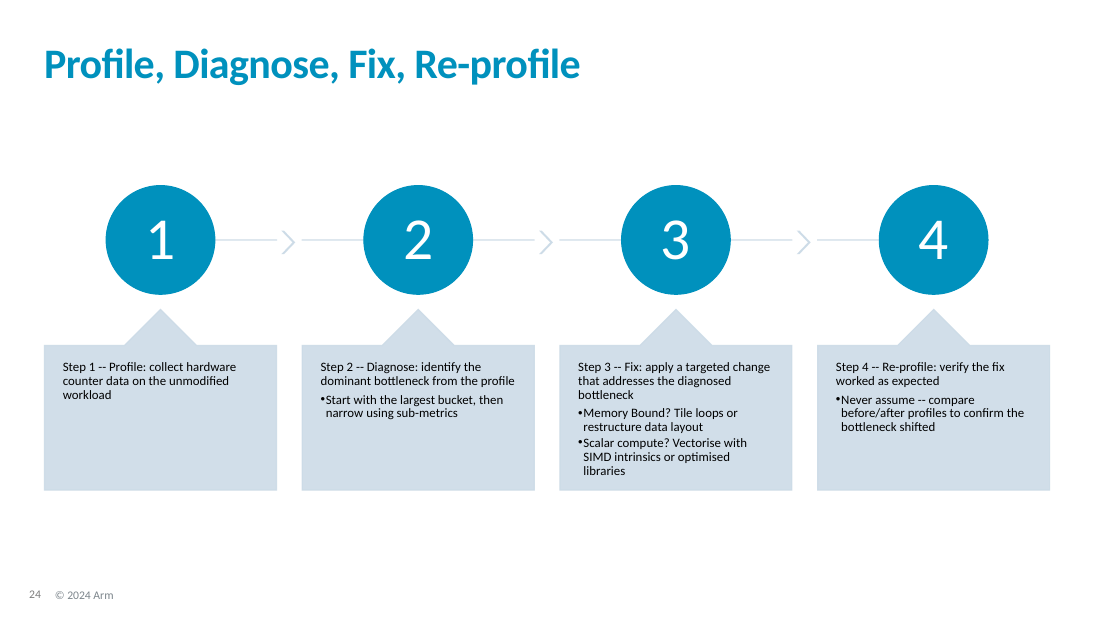
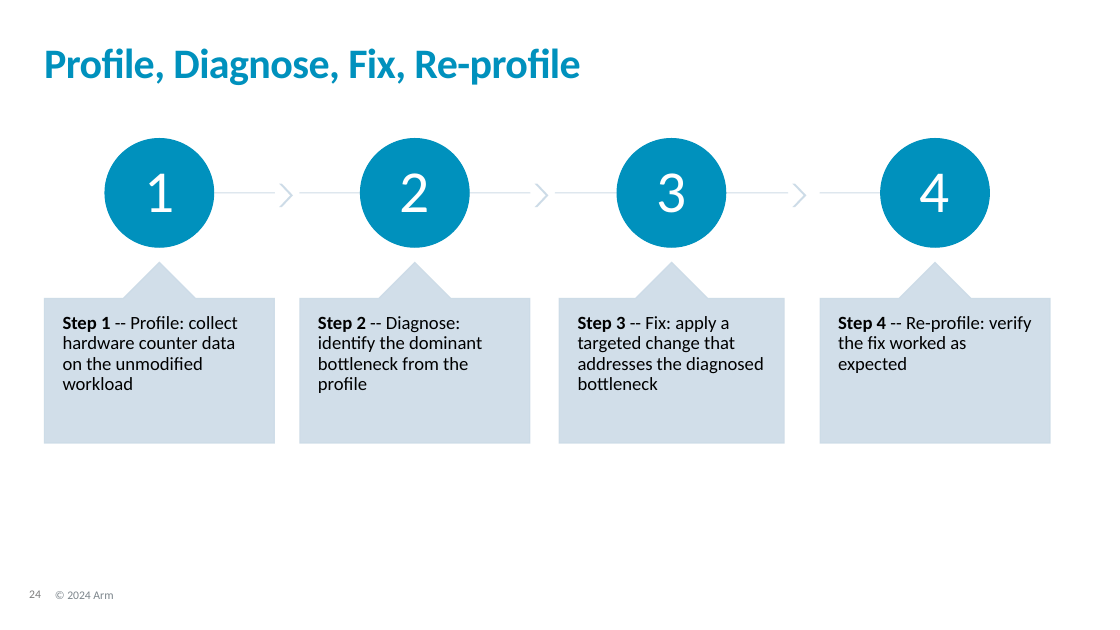
Before and after one commit to OliverGrainge/Arm-Total-Performance, a slide deck: slide 24 of slides.pptx. Drawn at 1120x630 pixels with LibreOffice and Linux fonts; fonts in the diff are those of the drawing; background and template pictures are left out. Boxes give left, top, right and bottom in pixels: in the first picture for what was removed or moved away, otherwise in the second. Text is boxed around its words. In the diff, an @@ line names an element or a change of style, - is before the commit and + after.

Commit message:
updating slides

```diff
--- a/slides.pptx
+++ b/slides.pptx
@@ 2 texts, 2 ellipses, 2 chevrons, 1 rectangle: place and size @@
-2 texts, 2 ellipses, 2 chevrons, 1 rectangle at (364,186,810,294)
+2 texts, 2 ellipses, 2 chevrons, 1 rectangle at (360,139,806,247)
@@ up arrow callout: place and size @@
-up arrow callout at (560,309,792,490)
+up arrow callout at (560,262,785,443)
@@ text "Step 1 -- Profile: collect ..." at (63,316,238,390): size 11 to 16 pt; bold on in "Step 1"; more space between paragraphs @@
@@ text "Step 2 -- Diagnose: identify ..." at (318,316,482,393): size 11 to 16 pt; bold on in "Step 2"; more space between paragraphs @@
@@ text "Step 3 -- Fix: apply ...": place and size @@
-text "Step 3 -- Fix: apply ..." at (578,362,770,475)
+text "Step 3 -- Fix: apply ..." at (578,316,764,390)
@@ text "Step 3 -- Fix: apply ..." at (578,316,764,390): size 11 to 16 pt; bold on in "Step 3"; more space between paragraphs @@
@@ 5 texts, 3 up arrow callouts, 3 rectangles, 2 ellipses, 1 chevron: place and size @@
-5 texts, 3 up arrow callouts, 3 rectangles, 2 ellipses, 1 chevron at (45,186,1049,490)
+5 texts, 3 up arrow callouts, 3 rectangles, 2 ellipses, 1 chevron at (45,139,1050,443)
@@ text "Step 4 -- Re-profile: verify ..." at (838,316,1031,373): size 11 to 16 pt; bold on in "Step 4"; more space between paragraphs @@
@@ text at (321,395,503,419): paragraph removed @@
-  • Start with the largest bucket, then narrow using sub-metrics
@@ text at (578,408,747,475): paragraphs removed @@
-  • Memory Bound? Tile loops or restructure data layout
-  • Scalar compute? Vectorise with SIMD intrinsics or optimised libraries
@@ text at (836,395,1024,431): paragraph removed @@
-  • Never assume -- compare before/after profiles to confirm the bottleneck shifted
```
Also in this commit, not shown: 12 other slides changed.
